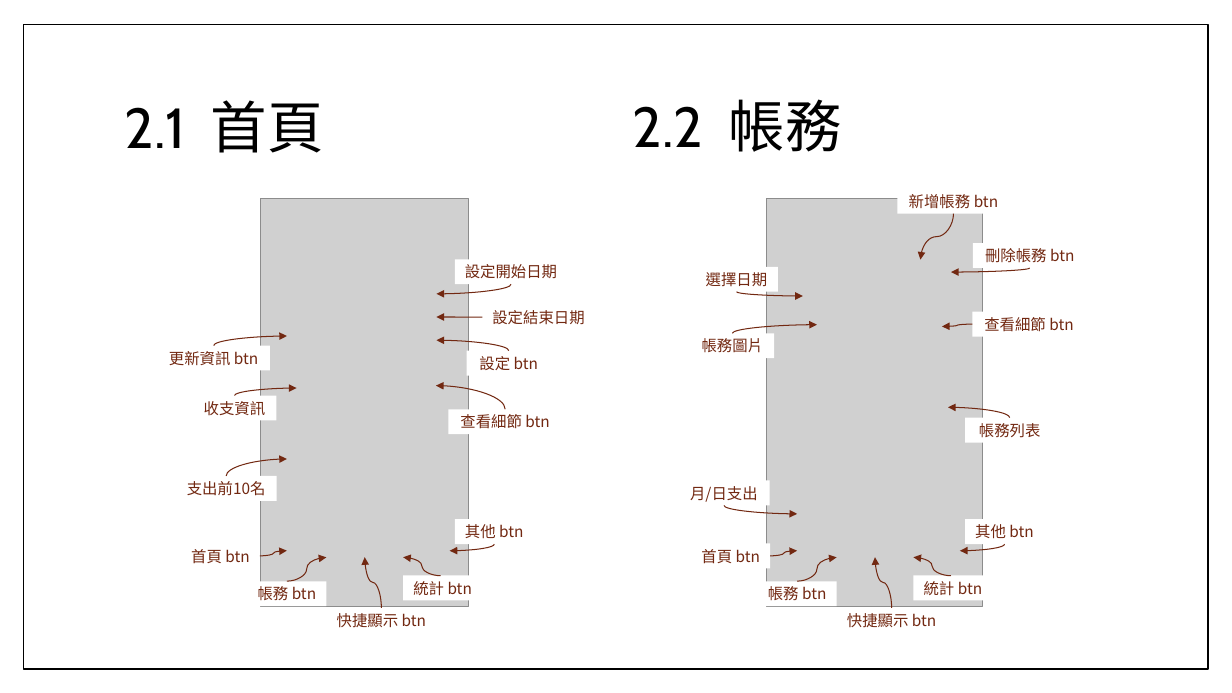
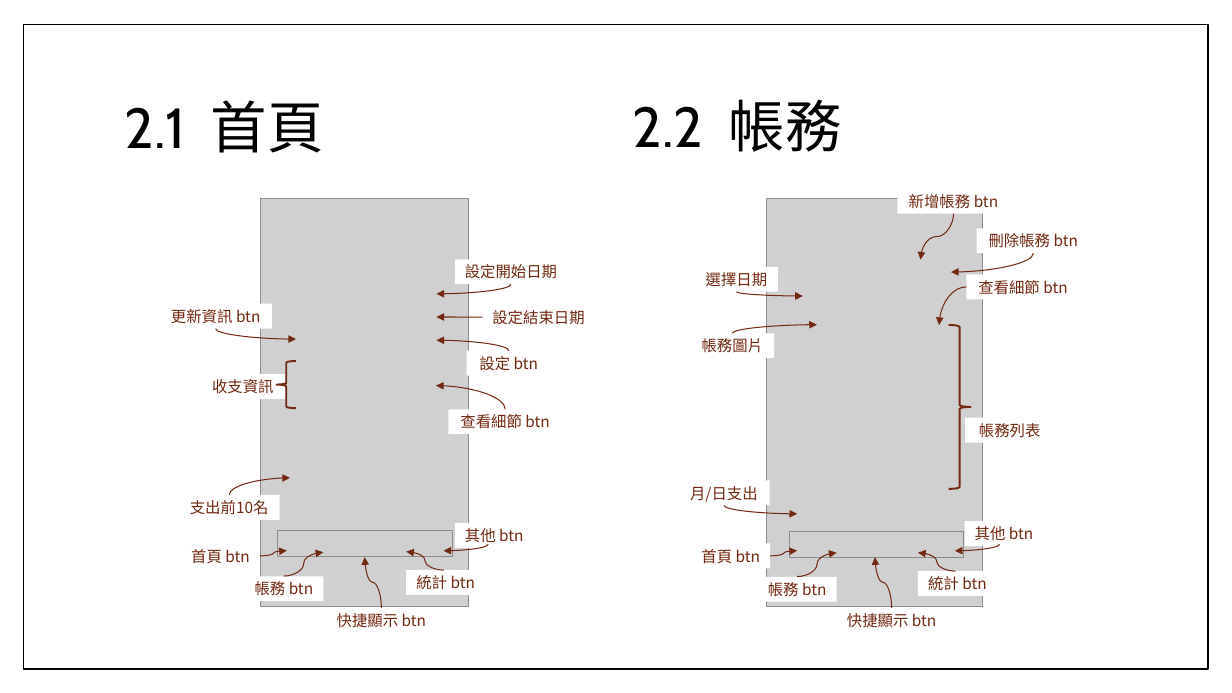
Before and after one commit to TzuHua0706/wk6, a slide deck: slide 6 of UX framework for MoneyCare.pptx. Drawn at 1232x693 pixels with LibreOffice and Linux fonts; fonts in the diff are those of the drawing; grey boxes stand for pictures; background and template pictures are left out. Boxes give left, top, right and bottom in pixels: in the first picture for what was removed or moved away, otherwise in the second. Text is boxed around its words. In the diff, an @@ line names an element or a change of style, - is before the commit and + after.

```diff
--- a/UX framework for MoneyCare.pptx
+++ b/UX framework for MoneyCare.pptx
@@ text "刪除帳務 btn": place and size @@
-text "刪除帳務 btn" at [985, 248, 1074, 262]
+text "刪除帳務 btn" at [989, 233, 1078, 247]
@@ curved arrow moved from (1030, 268) - (951, 273) to (1033, 253) - (951, 272) @@
@@ curved arrow moved from (972, 324) - (942, 326) to (967, 287) - (939, 325) @@
@@ text "查看細節 btn": place and size @@
-text "查看細節 btn" at [984, 317, 1073, 331]
+text "查看細節 btn" at [978, 280, 1067, 294]
@@ text "更新資訊 btn": place and size @@
-text "更新資訊 btn" at [169, 351, 258, 365]
+text "更新資訊 btn" at [171, 309, 260, 323]
@@ curved arrow moved from (213, 346) - (287, 336) to (215, 329) - (296, 339) @@
@@ left brace added at [949, 325, 971, 489], outline #722811 1.5 pt @@
@@ rectangle "收支資訊": place and size @@
-rectangle "收支資訊" at [192, 396, 276, 421]
+rectangle "收支資訊" at [201, 374, 285, 399]
@@ curved arrow removed from (235, 396) to (297, 388) @@
@@ left brace added at [276, 361, 296, 409], outline #722811 1.5 pt @@
@@ curved arrow removed from (1010, 418) to (948, 408) @@
@@ curved arrow moved from (226, 476) - (287, 459) to (229, 495) - (290, 478) @@
@@ text "支出前10名": place and size @@
-text "支出前10名" at [187, 481, 266, 496]
+text "支出前10名" at [190, 500, 269, 515]
@@ picture added at [278, 531, 453, 557] @@
@@ text "其他 btn" rewrapped from [455, 519, 533, 544] to [465, 528, 523, 546] @@
@@ picture added at [789, 531, 963, 557] @@
@@ text "其他 btn" rewrapped from [965, 519, 1043, 544] to [975, 526, 1033, 540] @@
@@ curved arrow moved from (287, 581) - (326, 557) to (284, 577) - (323, 553) @@
@@ 2 rectangles, 2 curved arrows: place and size @@
-2 rectangles, 2 curved arrows at [403, 557, 993, 601]
+2 rectangles, 2 curved arrows at [407, 552, 997, 596]
@@ curved arrow moved from (494, 544) - (450, 551) to (488, 544) - (444, 551) @@
@@ curved arrow moved from (798, 581) - (836, 557) to (798, 577) - (836, 553) @@
@@ curved arrow moved from (1005, 544) - (960, 551) to (1000, 544) - (955, 551) @@
@@ rectangle "帳務 btn": place and size @@
-rectangle "帳務 btn" at [248, 581, 326, 606]
+rectangle "帳務 btn" at [244, 577, 323, 602]
@@ rectangle "帳務 btn": place and size @@
-rectangle "帳務 btn" at [758, 581, 836, 606]
+rectangle "帳務 btn" at [758, 577, 836, 602]
```
Also in this commit, not shown: 6 other slides changed, 1 other file.
